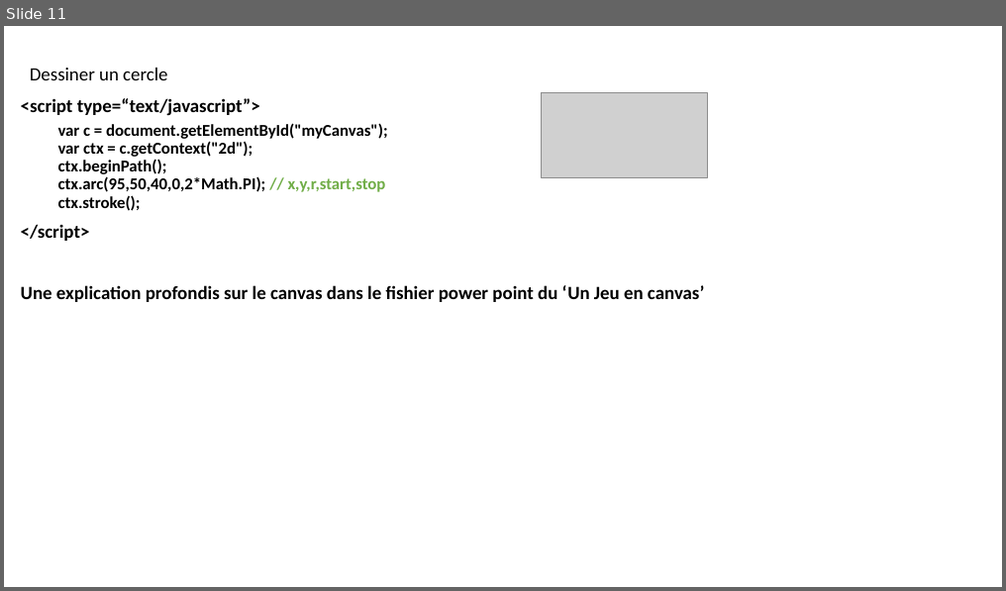
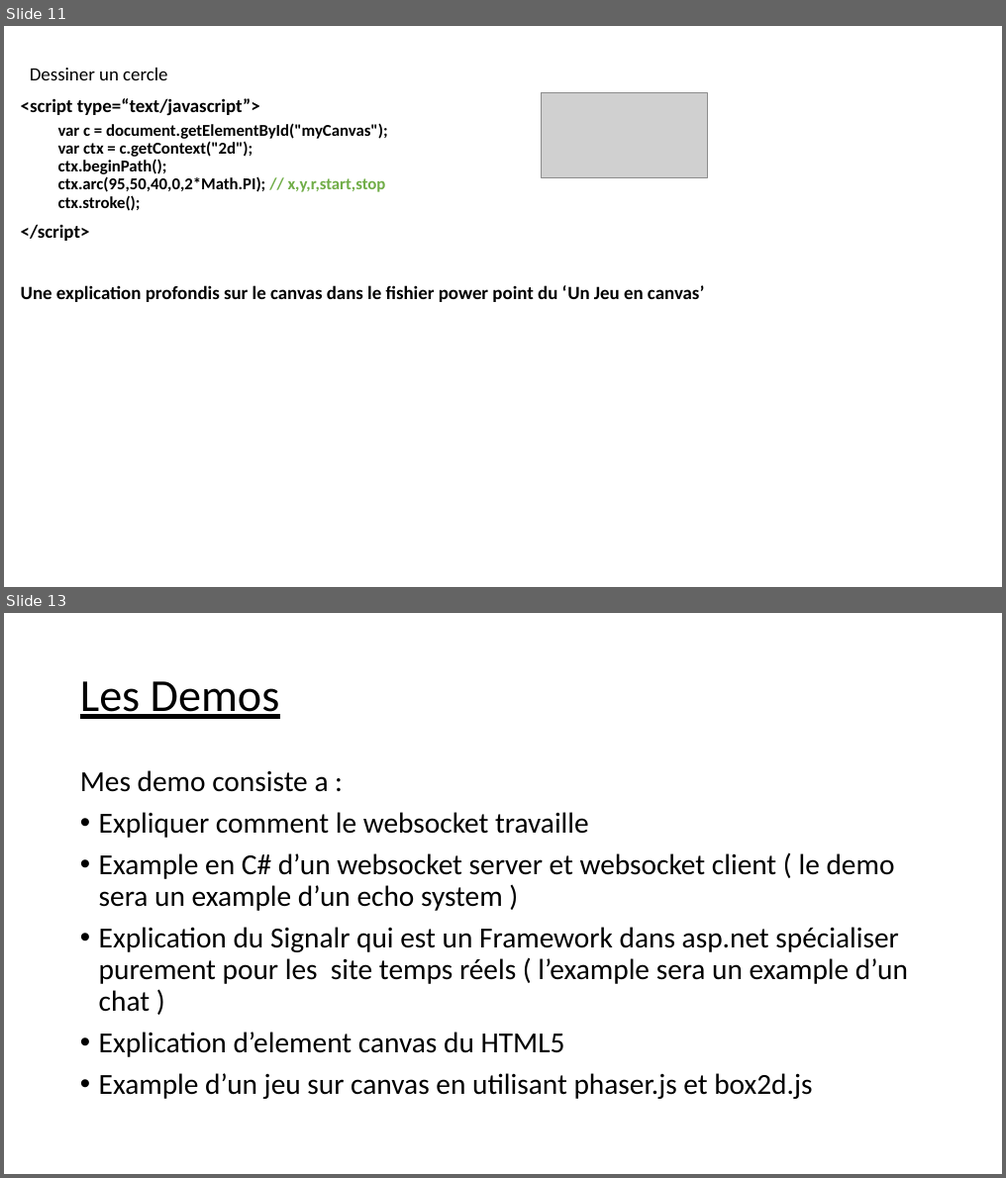
Before and after one commit to balamddine/NewHtml5, a slide deck: Presentation Du HTML5 .pptx. Shown one above the other, each under a label of ours: slide 11 before the commit, slides 11 and 13 after it; the slides between them are not shown. The pictures are 1006x591 and 1006x1178 pixels, drawn with LibreOffice and Linux fonts; fonts in the diff are those of the drawing; grey boxes stand for pictures. Boxes give left, top, right and bottom in pixels: in the first picture for what was removed or moved away, otherwise in the second. Text is boxed around its words. In the diff, an @@ line names an element or a change of style, - is before the commit and + after.

```diff
--- a/Presentation Du HTML5 .pptx
+++ b/Presentation Du HTML5 .pptx
@@ slide 13 added at box(4, 613, 1002, 1174), background #FFFFFF @@
@@ title added at box(80, 681, 280, 719), 44 pt, text #000000, underline @@
+Les Demos
@@ text added at box(80, 770, 908, 1099), 28 pt, text #000000 @@
+Mes demo consiste a :
+• Expliquer comment le websocket travaille
+• Example en C# d’un websocket server et websocket client ( le demo sera un example d’un echo system )
+• Explication du Signalr qui est un Framework dans asp.net spécialiser purement pour les site temps réels ( l’example sera un example d’un chat )
+• Explication d’element canvas du HTML5
+• Example d’un jeu sur canvas en utilisant phaser.js et box2d.js
```
Also in this commit, not shown: 1 slide changed, 1 other slide added.
